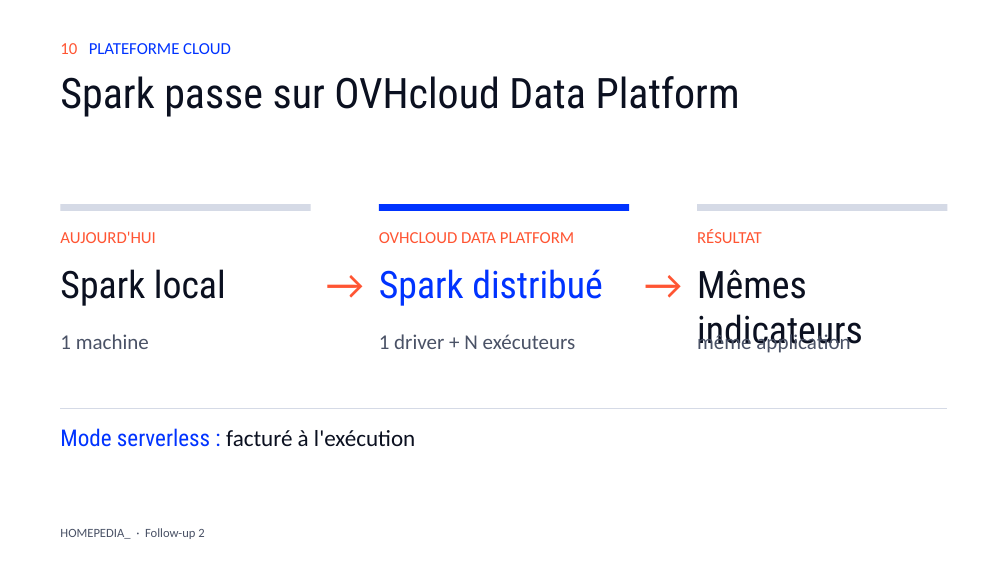
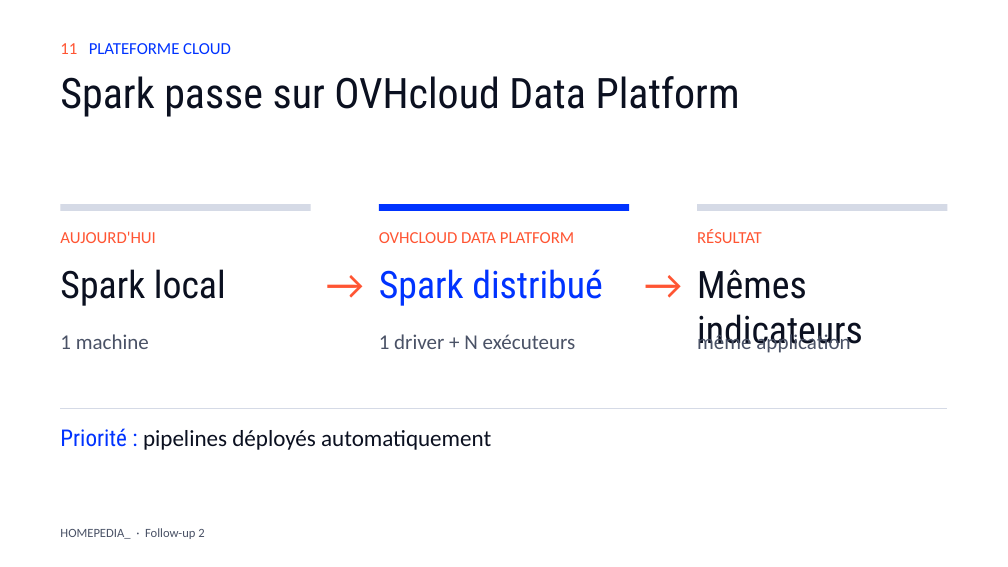
Before and after one commit to NicolasThao/T-DAT-901-Homepedia, a slide deck: slide 11 of docs/followup2/Homepedia_Follow-up_2.pptx (slide 10 before the commit). Drawn at 1008x567 pixels with LibreOffice and Linux fonts; fonts in the diff are those of the drawing. Boxes give left, top, right and bottom in pixels: in the first picture for what was removed or moved away, otherwise in the second. Text is boxed around its words. In the diff, an @@ line names an element or a change of style, - is before the commit and + after.

Commit message:
docs(followup2): slide Application et feuille de route reordonnee (cloud et pipelines d'abord)

```diff
--- a/docs/followup2/Homepedia_Follow-up_2.pptx
+++ b/docs/followup2/Homepedia_Follow-up_2.pptx
@@ text at [60, 43, 231, 54]: text changed @@
-10 PLATEFORME CLOUD
+11 PLATEFORME CLOUD
@@ text at [60, 428, 491, 450]: text changed @@
-Mode serverless : facturé à l'exécution
+Priorité : pipelines déployés automatiquement
```
Also in this commit, not shown: 5 other slides changed, 1 slide added, 10 other files.
